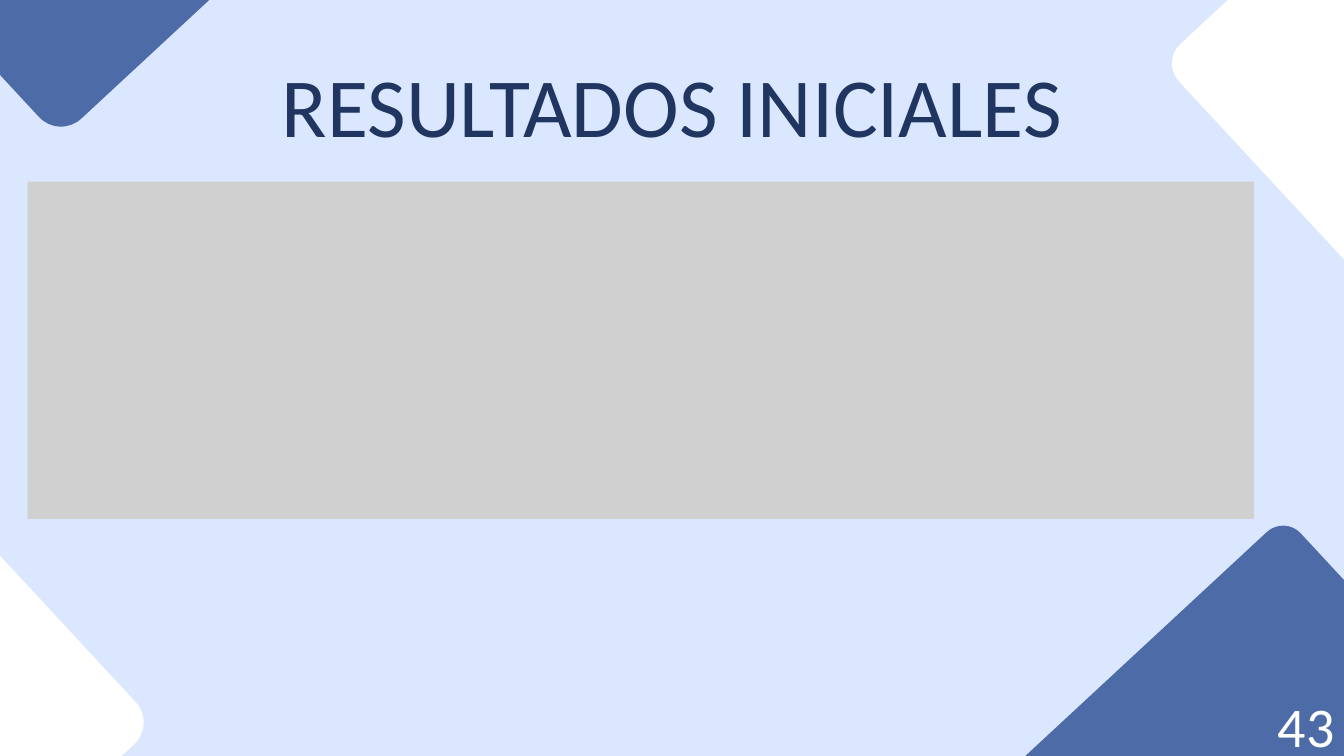
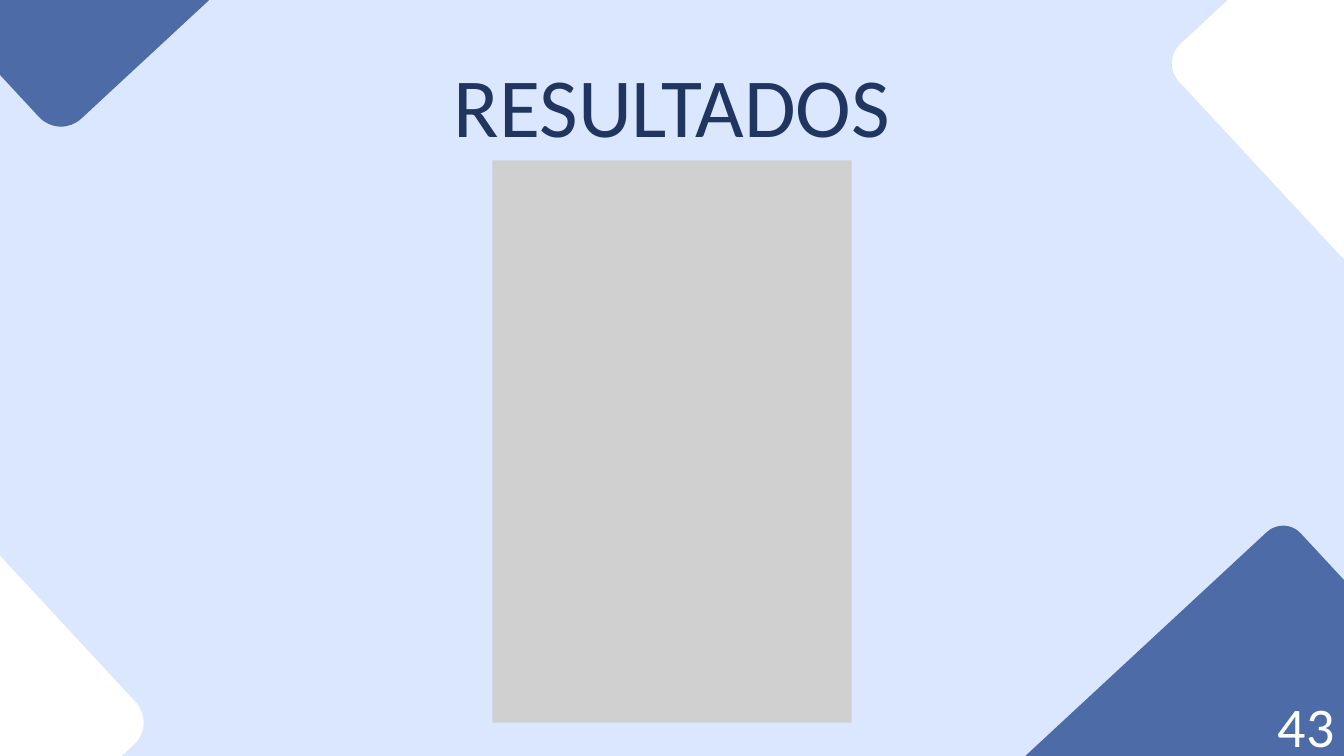
Before and after one commit to danilr16/TFG_Smart_Grids, a slide deck: slide 60 of Smart Grids Control de Redes Eléctricas con IA.pptx (slide 52 before the commit). Drawn at 1344x756 pixels with LibreOffice and Linux fonts; fonts in the diff are those of the drawing; grey boxes stand for pictures. Boxes give left, top, right and bottom in pixels: in the first picture for what was removed or moved away, otherwise in the second. Text is boxed around its words. In the diff, an @@ line names an element or a change of style, - is before the commit and + after.

```diff
--- a/Smart Grids Control de Redes Eléctricas con IA.pptx
+++ b/Smart Grids Control de Redes Eléctricas con IA.pptx
@@ text at <box>454,82,890,138</box>: text changed @@
-RESULTADOS INICIALES
+RESULTADOS
@@ picture: place and size @@
-picture at <box>28,181,1254,519</box>
+picture at <box>493,161,851,723</box>
```
Also in this commit, not shown: 55 other slides changed, 3 slides added, 25 slides removed, 5 other files.
